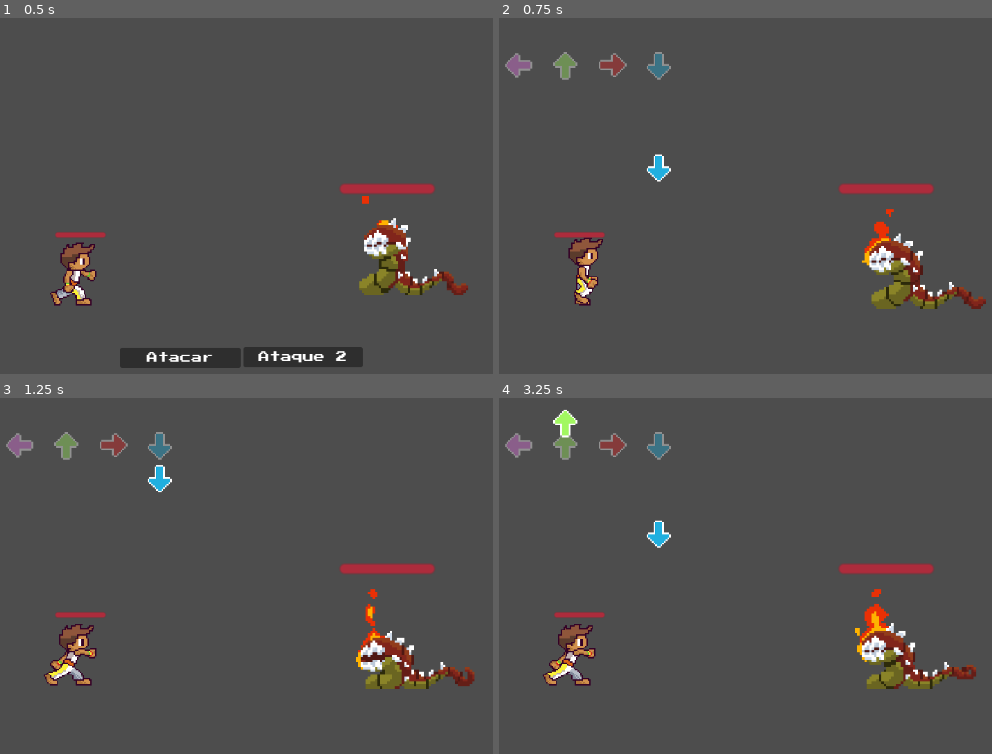
Above: before the commit, frames 1-4 (two rows, left to right).
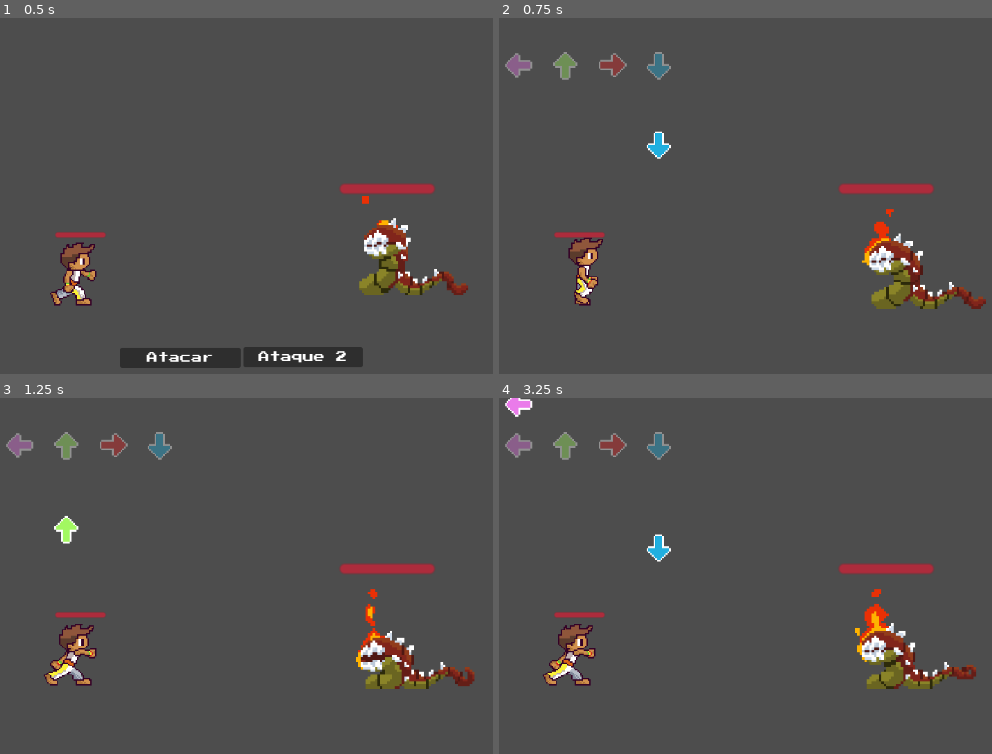
Above: after the commit, the same moments.

Repository: Infernape333/JRPG_Core
Game: Godot game, scene res://Cenas/campo_de_batalha.tscn
Two runs of this game, one before a commit and one after it. Both use one fixed random seed, a clock stepped at 60 frames per second and the inputs below. This scene is started directly instead of the project's main scene. Sound files missing from this copy of the repository are replaced by a short silence.
Inputs:
- Up to frame 1 (0.5 s): no input
- Up to frame 2 (0.75 s): click "Atacar" at 0.5 s
- Up to frame 3 (1.25 s): no input
- Up to frame 4 (3.25 s): hold D (Direita) 1.28-2.03 s; hold E (Interacao) 1.28-2.03 s; hold S (Baixo) 2.03-2.78 s; tap E (Interacao) at 2.1 s; hold D (Direita) from 2.78 s (still down); hold E (Interacao) from 2.78 s (still down)

Frame 1 is identical in both runs. In frame 2, 0.4% of the frame differs, in the area x 30-35%, y 31-47%; in frame 3, 0.4%; in frame 4, 0.8%, in the area x 1-35%, y 0-47%.

Commit message:
FIladSetasUPD

Diff:
--- a/Cenas/fila_de_setas.tscn
+++ b/Cenas/fila_de_setas.tscn
@@ -1,6 +1,11 @@
-[gd_scene load_steps=2 format=3 uid="uid://6n6mjs0ofwfp"]
+[gd_scene load_steps=3 format=3 uid="uid://6n6mjs0ofwfp"]
 
 [ext_resource type="Script" path="res://Scripts/fila_de_setas.gd" id="1_bk607"]
+[ext_resource type="AudioStream" uid="uid://xtyqonpmym35" path="res://Musics/18 Accursed One.mp3" id="2_6lhc2"]
 
 [node name="fila_de_setas" type="Node2D"]
 script = ExtResource("1_bk607")
+
+[node name="AudioStreamPlayer" type="AudioStreamPlayer" parent="."]
+stream = ExtResource("2_6lhc2")
+autoplay = true
--- a/Cenas/jogador_ataque.tscn
+++ b/Cenas/jogador_ataque.tscn
@@ -120,7 +120,6 @@
 
 [node name="AnimatedSprite2D" type="AnimatedSprite2D" parent="."]
 texture_filter = 1
-scale = Vector2(1, 1)
 sprite_frames = SubResource("SpriteFrames_tfl48")
 animation = &"Ponteira"
 frame = 8
@@ -128,7 +127,6 @@
 
 [node name="Collision_jogador" type="CollisionShape2D" parent="."]
 position = Vector2(1, 7)
-scale = Vector2(1, 1)
 shape = SubResource("RectangleShape2D_l0bts")
 
 [node name="Collision_jogador_mao" type="CollisionShape2D" parent="."]
--- a/Scripts/dialogo_box.gd
+++ b/Scripts/dialogo_box.gd
@@ -26,7 +26,7 @@
 		player.set_dialogue_active(true)
 
 func load_dialogue():
-	var file = FileAccess.open("res://dialogos/Dialogo1.json", FileAccess.READ)
+	var file = FileAccess.open("res://Assets/dialogos/Dialogo1.json", FileAccess.READ)
 	var content = JSON.parse_string(file.get_as_text())
 	return content
 
--- a/Scripts/fila_de_setas.gd
+++ b/Scripts/fila_de_setas.gd
@@ -3,18 +3,17 @@
 
 @export var spawn_y = 250
 @export var spawn_x_positions = [254, 321, 388, 455]
-@export var arrow_speed = 100
-@export var spawn_interval = .8
+@export var base_arrow_speed = 100  # Base speed
+@export var bpm = 120  # BPM da música
 @export var max_arrows = 8  # Número máximo de setas por sequência
+@export var target_y_position = 50  # Posição onde a seta deve ser clicada
+@export var music_player: AudioStreamPlayer  # Referência ao player de música
 
-# AudioStreamPlayer para a música
-#@export var audio_player: AudioStreamPlayer
-#@export var music_file: AudioStream  # Arquivo de música para sincronizar
-#var beat_times = [1.0, 2.0, 3.0, 4.0, 5.0, 6.5, 8.0, 9.5]  # Tempos de beat para cada seta (em segundos)
-#var current_beat_index = 0
 
 var arrow_count = 0  # Contador de setas geradas
+var spawn_interval = 60.0 / bpm  # Intervalo entre as setas, baseado no BPM
 var spawn_timer = 0.0
+var arrow_speed = base_arrow_speed
 
 var acertos = 0  # Contagem de acertos do jogador
 
@@ -26,21 +25,8 @@
 
 func _ready():
 	pass
-	# Iniciar a música
-	#audio_player.stream = music_file
-	#audio_player.play()
 
 func _process(delta):
-	# Tempo atual da música
-	#var music_time = audio_player.get_playback_position()
-
-	# Gera setas no momento certo baseado nos tempos mapeados
-	#if current_beat_index < beat_times.size() and music_time >= beat_times[current_beat_index]:
-		#if arrow_count < max_arrows:
-			#spawn_arrow()  # Gera uma nova seta
-			#current_beat_index += 1  # Passa para o próximo beat
-
-	# Contagem para spawnar novas setas
 	if arrow_count < max_arrows:
 		spawn_timer -= delta
 		if spawn_timer <= 0:
@@ -64,9 +50,9 @@
 	else:
 		arrow_instance.position = Vector2(spawn_x_positions[3], spawn_y)
 
-	#var random_x = spawn_x_positions[randi() % spawn_x_positions.size()]
-	#arrow_instance.position = Vector2(random_x, spawn_y)
-
+	var distance_to_travel = spawn_y - target_y_position
+	var travel_time = spawn_interval
+	arrow_instance.speed = distance_to_travel / travel_time
 	# Conecta o sinal de acerto da seta para incrementar a contagem usando Callable
 	arrow_instance.connect("seta_acertada", Callable(self, "_on_seta_acertada"))
 	arrow_count += 1
@@ -79,4 +65,3 @@
 	arrow_count = 0
 	spawn_timer = 0
 	acertos = 0
-	#current_beat_index = 0
Not shown: 1 places in Cenas/campo_de_batalha.tscn that only renumber resources
Not shown: 1 places in Cenas/jogador_campo.tscn that only renumber resources
Not shown, added: Musics/18 Accursed One.mp3.import
Not shown, added: Musics/18 Accursed One.mp3
